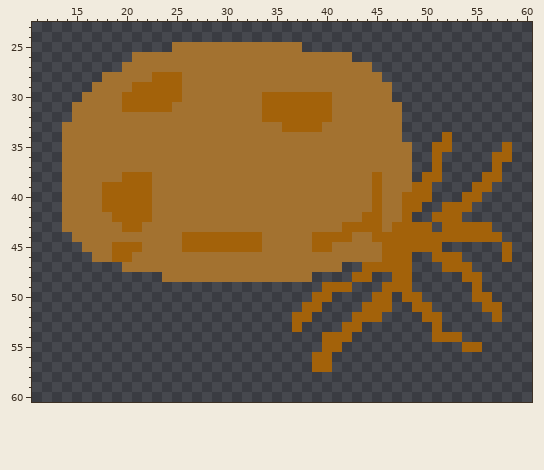
Pixel-art sprite -- sprites/sprPotatoSeed/layers/c0b2dfa0-0043-4444-b69a-7e544a3c5a0e/0d17197e-f1c8-4f48-9161-b451394d07a6.png. That is the earlier state.
The file is 64x64 pixels. Shown: x 11..60, y 23..60.
The result:
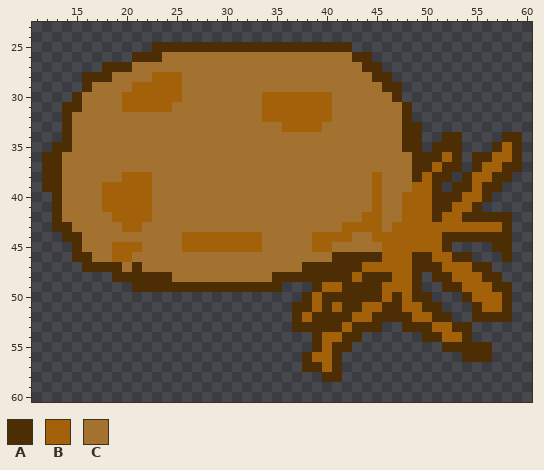
Palette (. is transparent): A #4c2d04  B #a3620a  C #a37230
Diff:
Changed rows in their new state; - is an unchanged pixel.
first column x 12:
25 -----------AAAAAAAAAAAAAAAAAAAA-----------------
26 ---------AAA-------------------AA---------------
27 ------AAA-----------------------AA--------------
28 ----AAA--------------------------AA-------------
29 ----A-----------------------------AA------------
30 ---A-------------------------------A------------
31 --AA--------------------------------A-----------
32 --A---------------------------------A-----------
33 --A---------------------------------AA----------
34 --A---------------------------------AA--AA----AA
35 -AA---------------------------------AA-AAA---A-A
36 AA-----------------------------------AAABA-AA--A
37 AA-----------------------------------AA-AA-AB-AA
38 AA-----------------------------------A-AA-AB-AA-
39 AA-------------------------------------A-AA-AA--
40 -A-------------------------------------AAA--A---
41 -A------------------------------------BAA--A----
42 -A-----------------------------------BBA--AAAAA-
43 -AA------------------------------------B-----BA-
44 --AA------------------------------------AAAAAAA-
45 ---A------------------------------------A----AA-
46 ---AA------------------------AAAAA---AA--AA---A-
47 ----AAAA-A----------------AAAAAA-----AAA---AA---
48 -------AAAAAA----------AAAAAAAA-AAA--A-AAB--AA--
49 ---------AAAAAAAAAAAAAAA---A--AAAA---A--AAB-BAA-
50 --------------------------A-AAAAAA-A-AA---A--BA-
51 -------------------------AA-ABAA--AAB-AA---A--A-
52 -------------------------A-AAAA--AAAAB-AA--AAAA-
53 -------------------------AAAAA-AAA--AAA-BAA-----
54 ---------------------------A--AA------AA--A-----
55 ---------------------------A-AA---------AAAAA---
56 --------------------------A--A------------AAA---
57 --------------------------AA-A------------------
58 ----------------------------AA------------------
Where, in picture pixels (left, top, right, bottom), the same in both pictures:
changed: (42, 42, 522, 382)
